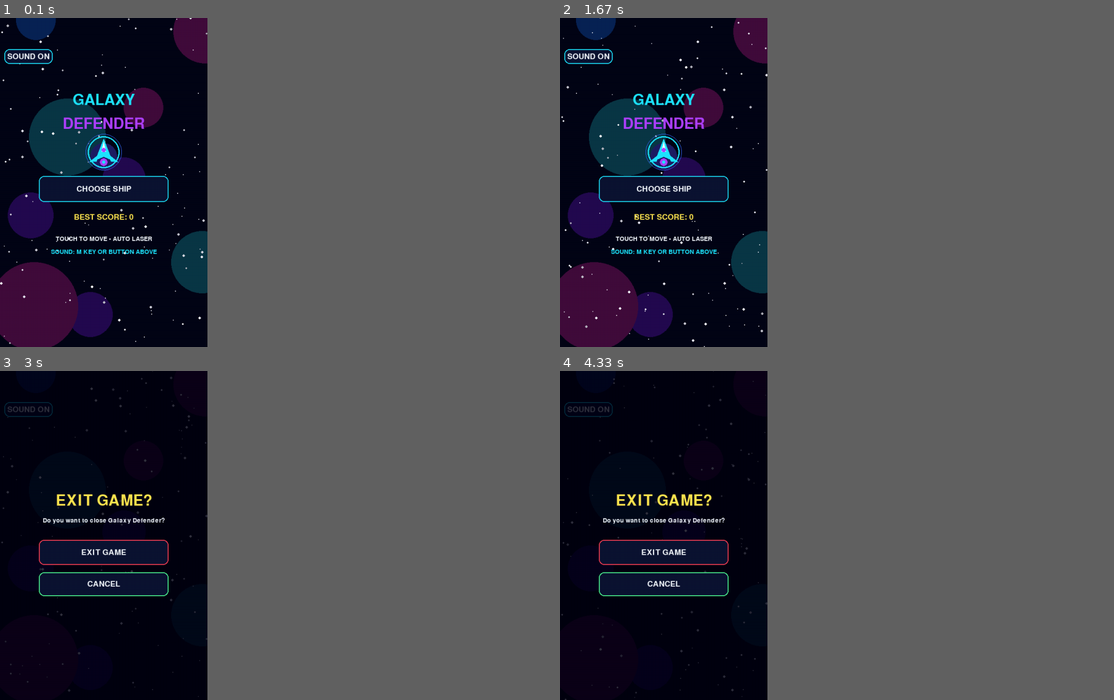
Above: before the commit, frames 1-4 (two rows, left to right).
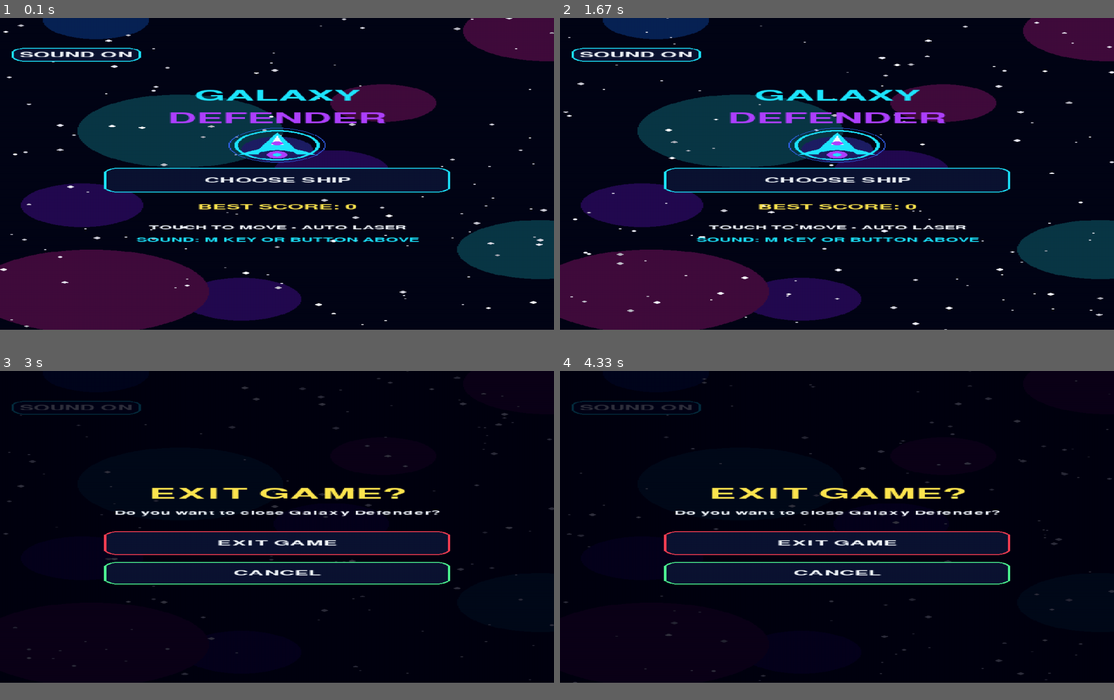
Above: after the commit, the same moments.

Repository: chaabiyoussef66-debug/galaxy-defender
Game: pygame game, started from main.py
Two runs of this game, one before a commit and one after it. Both use one fixed random seed, a clock stepped at 60 frames per second and the inputs below.
Inputs (mouse positions are in pixels of both pictures, inside the frame that each line leads up to):
- Up to frame 1 (0.1 s): no input
- Up to frame 2 (1.67 s): press the mouse at (1014, 166) at 0.37 s; move the mouse to (925, 179) at 0.47 s; release the mouse at (837, 195) at 0.6 s
- Up to frame 3 (3 s): tap Enter at 1.67 s; tap Space at 2 s; press the mouse at (454, 519) at 2.37 s; move the mouse to (365, 542) at 2.47 s; release the mouse at (277, 565) at 2.6 s; tap Ac Back at 2.67 s
- Up to frame 4 (4.33 s): no input
In our replay, the window is 337x534 before the commit and 900x506 after it. These sizes can differ from the game's own. Grey fills any space a smaller window leaves; there, only what the larger window draws over its background counts as a difference.

The runs differ from the first frame. In frame 1, 38% of the frame differs, in the area x 0-100%, y 0-100%; in frame 2, 38%; in frame 3, 12%; in frame 4, 12%.

Commit message:
Fix Galaxy Defender 3.0 portrait fullscreen scaling and touch mapping

Diff:
--- a/main.py
+++ b/main.py
@@ -67,9 +67,18 @@
 except Exception:
     AUDIO = False
 
+pygame.display.set_caption("GALAXY DEFENDER ULTIMATE V2")
+display_info = pygame.display.Info()
+display_w = max(1, display_info.current_w or 480)
+display_h = max(1, display_info.current_h or 854)
+display_surface = pygame.display.set_mode((display_w, display_h), pygame.FULLSCREEN)
+display_w, display_h = display_surface.get_size()
+
+# Keep the game's original 480x760 coordinate system so every button,
+# collision, and gameplay position remains consistent. Stretch only the
+# final frame to the real portrait display to eliminate unused screen areas.
 W, H = 480, 760
-screen = pygame.display.set_mode((W, H))
-pygame.display.set_caption("GALAXY DEFENDER ULTIMATE V2")
+screen = pygame.Surface((W, H)).convert()
 clock = pygame.time.Clock()
 
 BLACK = (3, 5, 22)
@@ -333,7 +342,7 @@
                 sound_on = not sound_on
 
         elif event.type == pygame.MOUSEBUTTONDOWN:
-            pos = event.pos
+            pos = (int(event.pos[0] * W / display_w), int(event.pos[1] * H / display_h))
 
             if sound_button.collidepoint(pos):
                 sound_on = not sound_on
@@ -389,7 +398,7 @@
 
         elif event.type == pygame.MOUSEMOTION:
             if touching:
-                touch_pos = event.pos
+                touch_pos = (int(event.pos[0] * W / display_w), int(event.pos[1] * H / display_h))
 
         elif event.type == pygame.MOUSEBUTTONUP:
             touching = False
@@ -779,6 +788,8 @@
         draw_button(exit_button, "EXIT GAME", RED)
         draw_button(cancel_exit_button, "CANCEL", GREEN)
 
+    scaled_frame = pygame.transform.scale(screen, (display_w, display_h))
+    display_surface.blit(scaled_frame, (0, 0))
     pygame.display.flip()
 
 pygame.quit()
